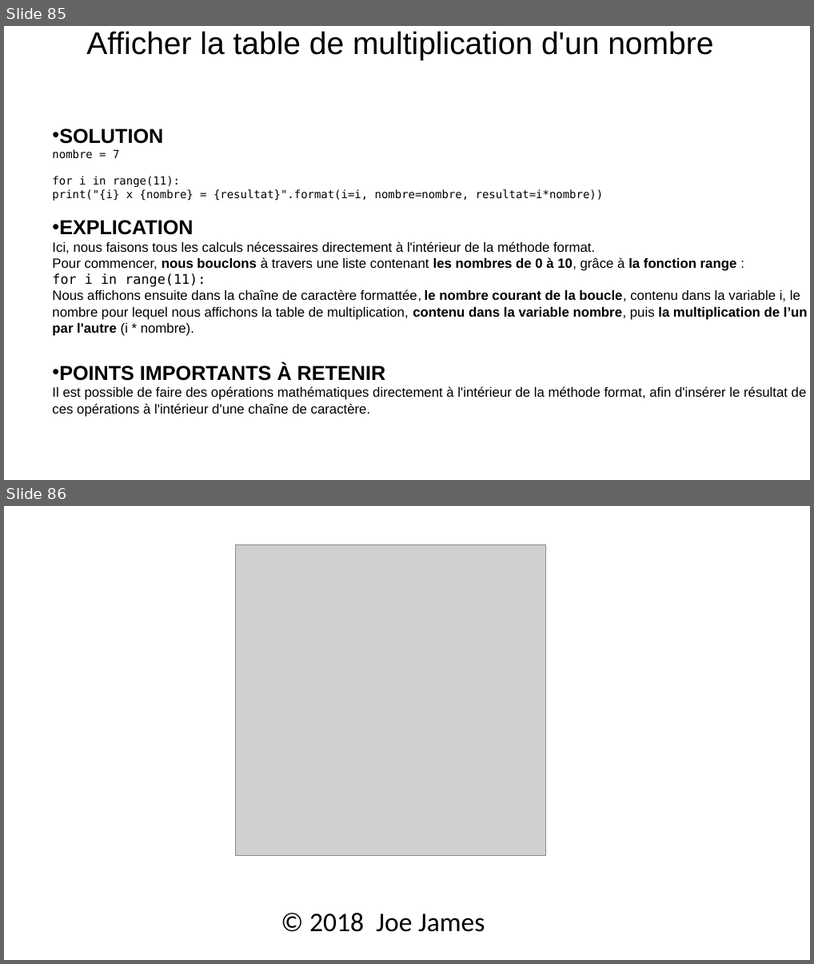
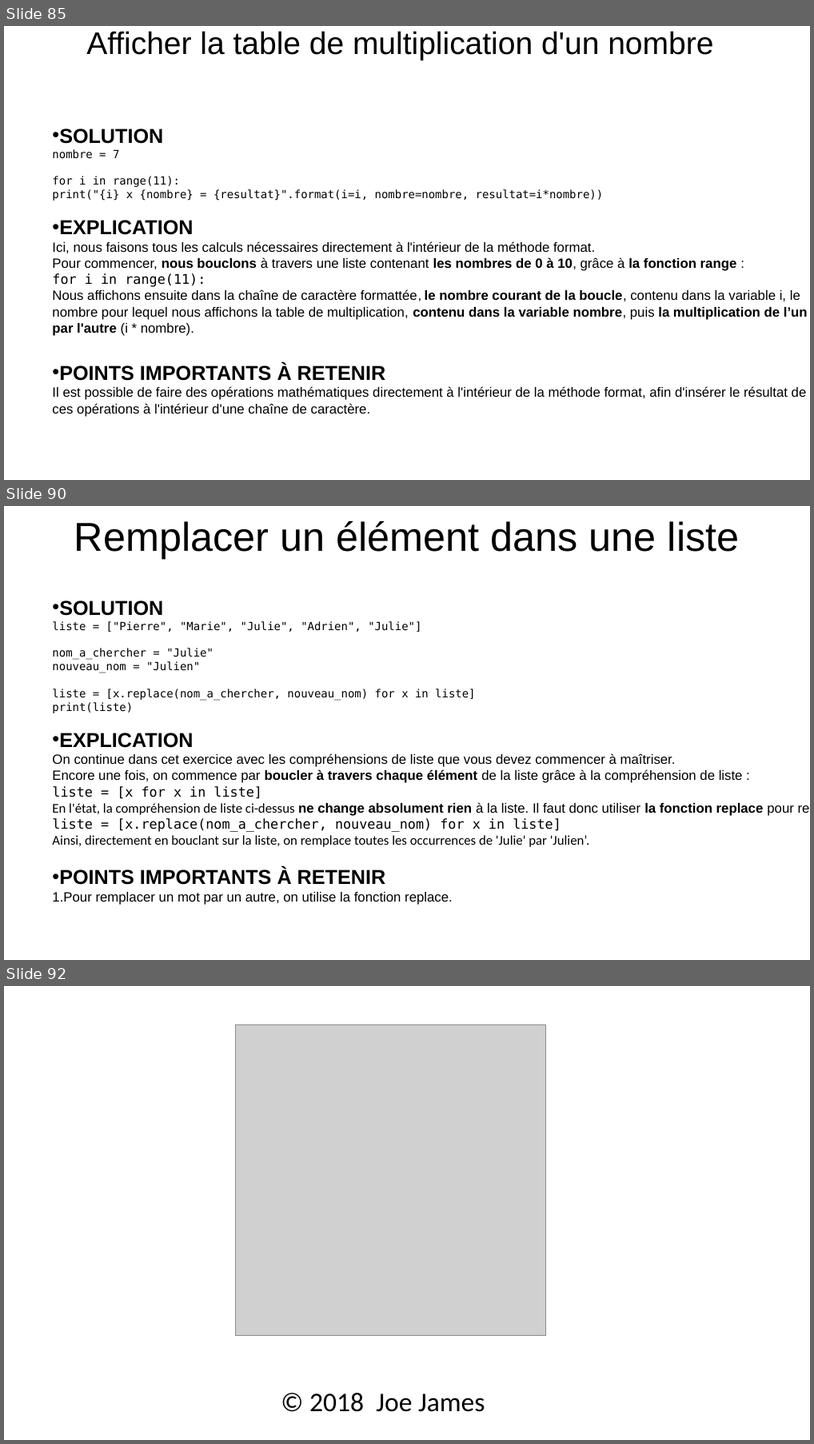
Before and after one commit to julienPalleau/Udemy, a slide deck: PythonParLaPratique 101 exercices/Python in 90 minutes [Enregistrement automatique].pptx. Shown one above the other, each under a label of ours: slides 85 and 86 before the commit, slides 85, 90 and 92 after it; the slides between them are not shown. The pictures are 814x964 and 814x1444 pixels, drawn with LibreOffice and Linux fonts; fonts in the diff are those of the drawing; grey boxes stand for pictures. Boxes give left, top, right and bottom in pixels: in the first picture for what was removed or moved away, otherwise in the second. Text is boxed around its words. In the diff, an @@ line names an element or a change of style, - is before the commit and + after.

Commit message:
exercice 47

```diff
--- a/PythonParLaPratique 101 exercices/Python in 90 minutes [Enregistrement automatique].pptx
+++ b/PythonParLaPratique 101 exercices/Python in 90 minutes [Enregistrement automatique].pptx
@@ slide 90 added at [4, 506, 810, 960], background #FFFFFF @@
@@ title added at [74, 521, 740, 559], 36 pt, text #000000 @@
+Remplacer un élément dans une liste
@@ text added at [52, 600, 794, 904], 12 pt, text #000000 @@
+• SOLUTION
+liste = ["Pierre", "Marie", "Julie", "Adrien", "Julie"]
+nom_a_chercher = "Julie"
+nouveau_nom = "Julien"
+liste = [x.replace(nom_a_chercher, nouveau_nom) for x in liste]
+print(liste)
+• EXPLICATION
+On continue dans cet exercice avec les compréhensions de liste que vous devez commencer à maîtriser.
+Encore une fois, on commence par boucler à travers chaque élément de la liste grâce à la compréhension de liste :
+liste = [x for x in liste]
+En l'état, la compréhension de liste ci-dessus ne change absolument rien à la liste. Il faut donc utiliser la fonction replace pour remplacer le nom à chercher par le nouveau nom :
+liste = [x.replace(nom_a_chercher, nouveau_nom) for x in liste]
+Ainsi, directement en bouclant sur la liste, on remplace toutes les occurrences de 'Julie' par 'Julien’.
+• POINTS IMPORTANTS À RETENIR
+1. Pour remplacer un mot par un autre, on utilise la fonction replace.
@@ what was slide 86 is now slide 92 @@
```
Also in this commit, not shown: 5 other slides added.
